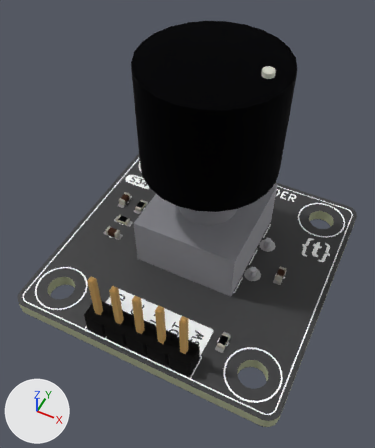
Before and after pictures for a commit that changed the glTF model assets/img/kit/s34.glb.
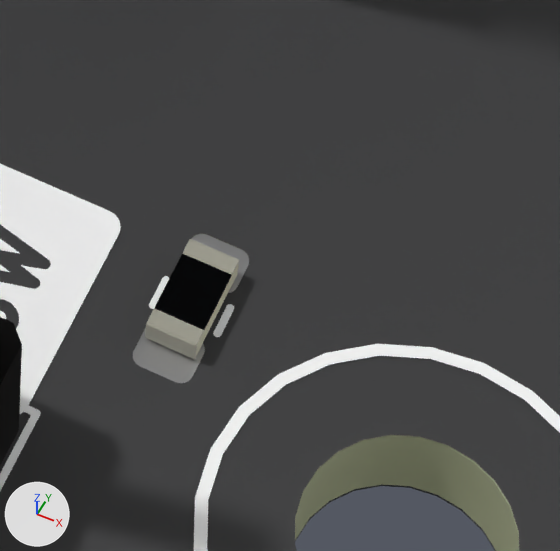
The first picture shows the older version from a camera (50 mm lens) standing at (0.1328, -0.1527, 0.0519) and looking at (0.1161, -0.1192, 0.01). The close-ups show the older and then the newer version on the part from 52% to 73% of the width and 67% to 84% of the height of that picture. Only the edits that show in the close-ups are written down. Arrows for +X, +Y and +Z are at lower left; the lights stay in place. Where no turn or scale is listed for an object, it has been applied to the vertices. Vertices at exactly the same position are counted once.

Objects in the first close-up: '=>[0:1:1:11]', '=>[0:1:1:6]', '=>[0:1:1:7]', '=>[0:1:1:9]', 'J1', 'R3' and 1 more.
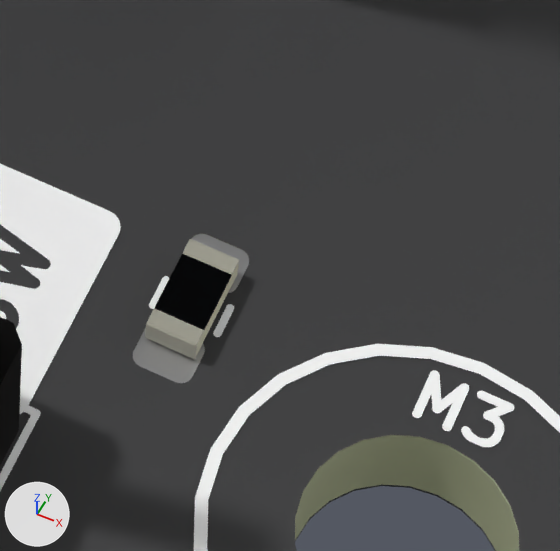
Patch to the scene script:
```diff
--- a/assets/img/kit/s34.glb.py
+++ b/assets/img/kit/s34.glb.py
@@ me_encoder_silkscreen @@
 # used by ob_0_1_1_7; location = (0.0, 0.0, 0.0)
-me_encoder_silkscreen.from_pydata(...)  # 2703 vertices, 2679 faces; spans x 0.1005..0.1315, y -0.1315..-0.1005, z 0.0016
+me_encoder_silkscreen.from_pydata(...)  # 3263 vertices, 3223 faces; spans x 0.1005..0.1315, y -0.1315..-0.1005, z 0.0016
+# me_encoder_silkscreen part 1: a new loose piece of 75 vertices spanning x 0.1281..0.1287, y -0.1262..-0.1254, z 0.0016, in mat_mat_11 (white #fbfbfb)
+# me_encoder_silkscreen part 2: a new loose piece of 65 vertices spanning x 0.1273..0.128, y -0.1262..-0.1254, z 0.0016, in mat_mat_11 (white #fbfbfb)
+# other edits to the shape of me_encoder_silkscreen do not show in these pictures
 me_encoder_silkscreen.materials.append(mat_mat_11)
```

Pixel boxes [x1, y1, x2, y2] of what changed, in the close-ups (560 x 551 px):
part 1 of me_encoder_silkscreen, added
    after: [461, 391, 514, 447]
part 2 of me_encoder_silkscreen, added
    after: [412, 370, 469, 431]
